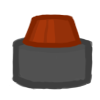
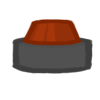
Layered file, before and after one edit (100px x 100px). Changes by layer:
painted on "Ebene 2" over [21, 14, 83, 52]
painted on "Ebene 9" over [11, 14, 93, 90]
painted on "Ebene 7" over [31, 17, 56, 48]
painted on "Ebene 8" over [11, 14, 93, 90]
painted on "Ebene 3" over [25, 15, 79, 46]
painted on "Ebene 1" over [11, 35, 93, 90]
painted on "Ebene 6" over [11, 14, 93, 90]
painted on "Ebene 5" over [16, 40, 89, 54]
painted on "Ebene 4" over [13, 24, 93, 89]
